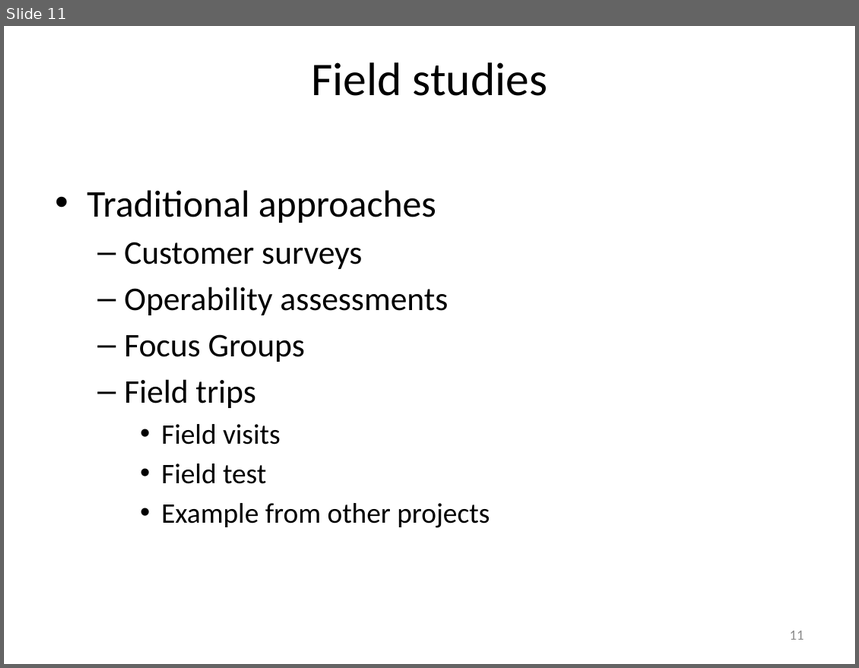
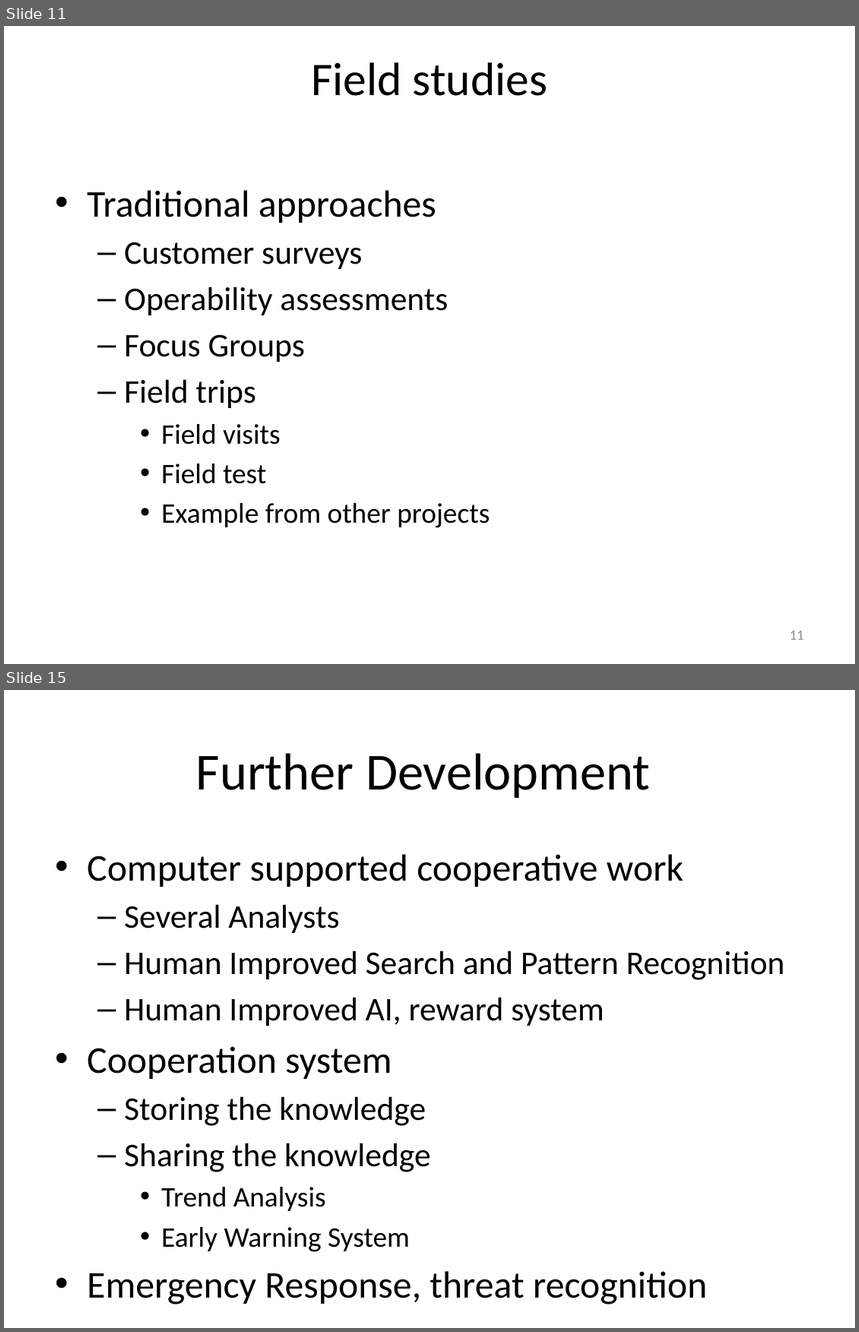
Before and after one commit to isurup/kalle-martin-group, a slide deck: SSE3/MartinPresentation/SSE3_5.pptx. Shown one above the other, each under a label of ours: slide 11 before the commit, slides 11 and 15 after it; the slides between them are not shown. The pictures are 859x668 and 859x1332 pixels, drawn with LibreOffice and Linux fonts; fonts in the diff are those of the drawing. Boxes give left, top, right and bottom in pixels: in the first picture for what was removed or moved away, otherwise in the second. Text is boxed around its words. In the diff, an @@ line names an element or a change of style, - is before the commit and + after.

```diff
--- a/SSE3/MartinPresentation/SSE3_5.pptx
+++ b/SSE3/MartinPresentation/SSE3_5.pptx
@@ slide 15 added at [4, 690, 855, 1328], background #FFFFFF @@
@@ title added at [196, 753, 651, 798], 44 pt, text #000000 @@
+Further Development
@@ text added at [87, 854, 785, 1305], 28 pt, text #000000 @@
+• Computer supported cooperative work
+  – Several Analysts
+  – Human Improved Search and Pattern Recognition
+  – Human Improved AI, reward system
+• Cooperation system
+  – Storing the knowledge
+  – Sharing the knowledge
+    • Trend Analysis
+    • Early Warning System
+• Emergency Response, threat recognition
```
Also in this commit, not shown: 3 other slides added, 1 slide removed.
